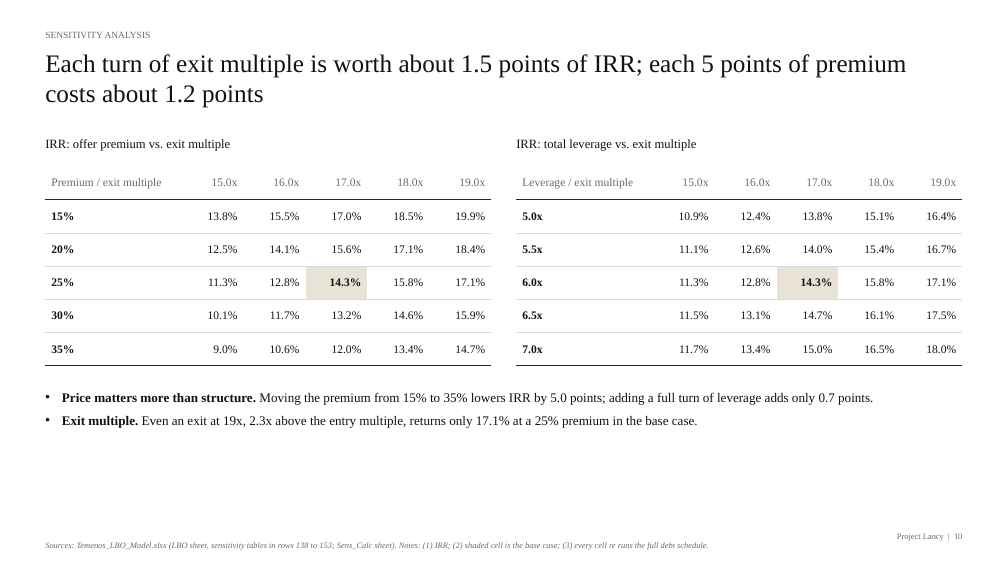
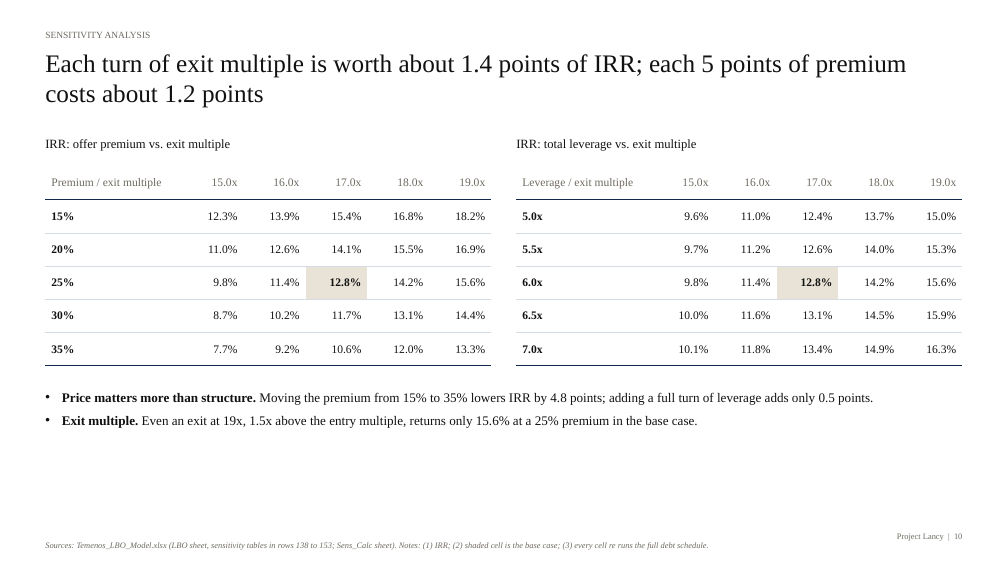
Before and after one commit to pascalielric/financelab, a slide deck: slide 10 of downloads/Temenos_LBO_IC_Deck.pptx. Drawn at 1008x567 pixels with LibreOffice and Linux fonts; fonts in the diff are those of the drawing. Boxes give left, top, right and bottom in pixels: in the first picture for what was removed or moved away, otherwise in the second. Text is boxed around its words. In the diff, an @@ line names an element or a change of style, - is before the commit and + after.

```diff
--- a/downloads/Temenos_LBO_IC_Deck.pptx
+++ b/downloads/Temenos_LBO_IC_Deck.pptx
@@ text at (45, 54, 907, 108): text changed @@
-Each turn of exit multiple is worth about 1.5 points of IRR; each 5 points of premium costs about 1.2 points
+Each turn of exit multiple is worth about 1.4 points of IRR; each 5 points of premium costs about 1.2 points
@@ table at (45, 166, 492, 366) @@
-row 2: 15% | 13.8% | 15.5% | 17.0% | 18.5% | 19.9%
+row 2: 15% | 12.3% | 13.9% | 15.4% | 16.8% | 18.2%
-row 3: 20% | 12.5% | 14.1% | 15.6% | 17.1% | 18.4%
+row 3: 20% | 11.0% | 12.6% | 14.1% | 15.5% | 16.9%
-row 4: 25% | 11.3% | 12.8% | 14.3% | 15.8% | 17.1%
+row 4: 25% | 9.8% | 11.4% | 12.8% | 14.2% | 15.6%
-row 5: 30% | 10.1% | 11.7% | 13.2% | 14.6% | 15.9%
+row 5: 30% | 8.7% | 10.2% | 11.7% | 13.1% | 14.4%
-row 6: 35% | 9.0% | 10.6% | 12.0% | 13.4% | 14.7%
+row 6: 35% | 7.7% | 9.2% | 10.6% | 12.0% | 13.3%
@@ table at (516, 166, 963, 366) @@
-row 2: 5.0x | 10.9% | 12.4% | 13.8% | 15.1% | 16.4%
+row 2: 5.0x | 9.6% | 11.0% | 12.4% | 13.7% | 15.0%
-row 3: 5.5x | 11.1% | 12.6% | 14.0% | 15.4% | 16.7%
+row 3: 5.5x | 9.7% | 11.2% | 12.6% | 14.0% | 15.3%
-row 4: 6.0x | 11.3% | 12.8% | 14.3% | 15.8% | 17.1%
+row 4: 6.0x | 9.8% | 11.4% | 12.8% | 14.2% | 15.6%
-row 5: 6.5x | 11.5% | 13.1% | 14.7% | 16.1% | 17.5%
+row 5: 6.5x | 10.0% | 11.6% | 13.1% | 14.5% | 15.9%
-row 6: 7.0x | 11.7% | 13.4% | 15.0% | 16.5% | 18.0%
+row 6: 7.0x | 10.1% | 11.8% | 13.4% | 14.9% | 16.3%
@@ text at (62, 392, 873, 428): text changed @@
-• Price matters more than structure. Moving the premium from 15% to 35% lowers IRR by 5.0 points; adding a full turn of leverage adds only 0.7 points.
-• Exit multiple. Even an exit at 19x, 2.3x above the entry multiple, returns only 17.1% at a 25% premium in the base case.
+• Price matters more than structure. Moving the premium from 15% to 35% lowers IRR by 4.8 points; adding a full turn of leverage adds only 0.5 points.
+• Exit multiple. Even an exit at 19x, 1.5x above the entry multiple, returns only 15.6% at a 25% premium in the base case.
```
Also in this commit, not shown: 7 other slides changed, 8 other files.
